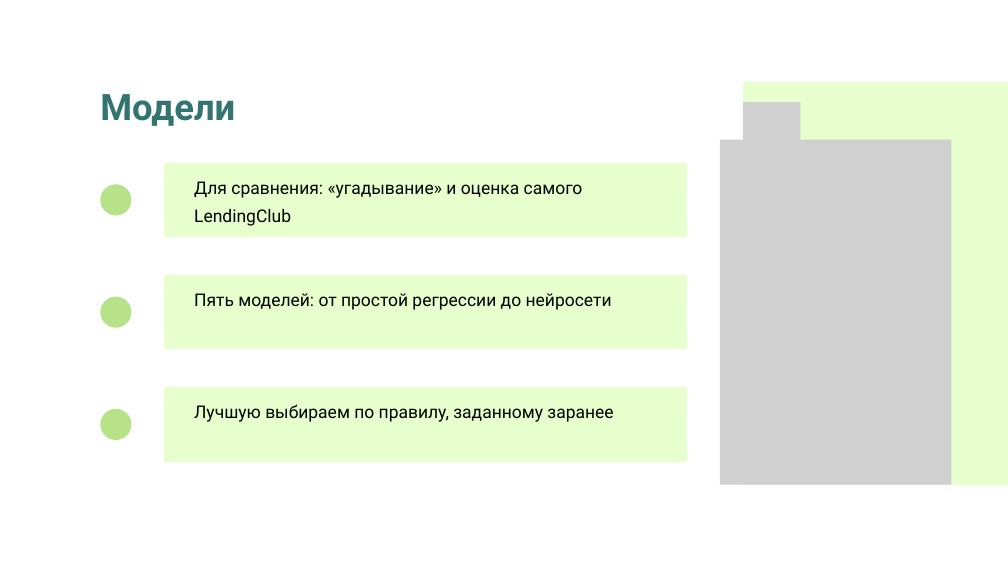
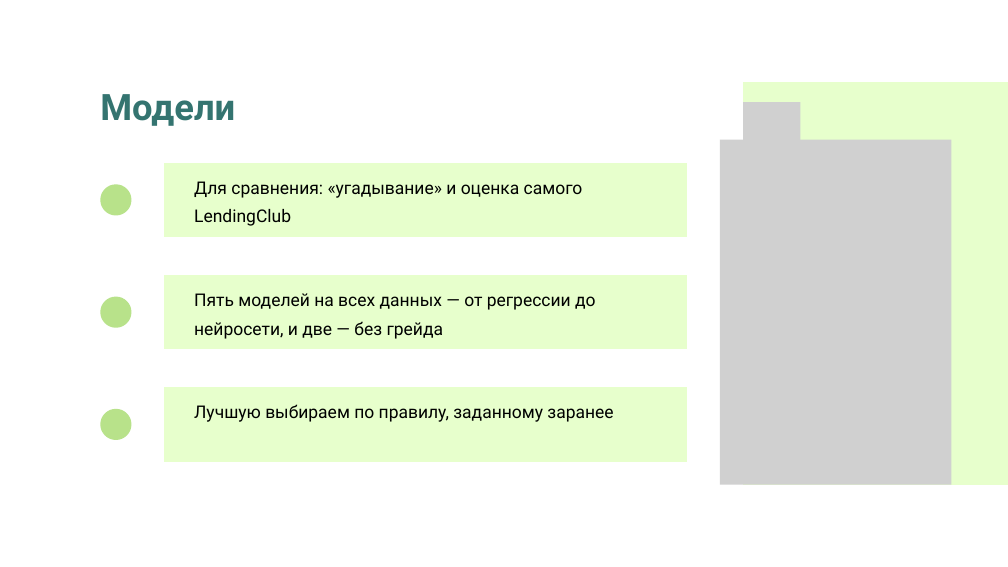
Before and after one commit to yersaa/Loan_default_prediction, a slide deck: slide 12 of docs/presentation.pptx. Drawn at 1008x567 pixels with LibreOffice and Linux fonts; fonts in the diff are those of the drawing; grey boxes stand for pictures. Boxes give left, top, right and bottom in pixels: in the first picture for what was removed or moved away, otherwise in the second. Text is boxed around its words. In the diff, an @@ line names an element or a change of style, - is before the commit and + after.

```diff
--- a/docs/presentation.pptx
+++ b/docs/presentation.pptx
@@ text at bbox=[194, 293, 596, 339]: text changed @@
-Пять моделей: от простой регрессии до нейросети
+Пять моделей на всех данных — от регрессии до нейросети, и две — без грейда
```
Also in this commit, not shown: 10 other slides changed, 1 slide added, 10 other files.
